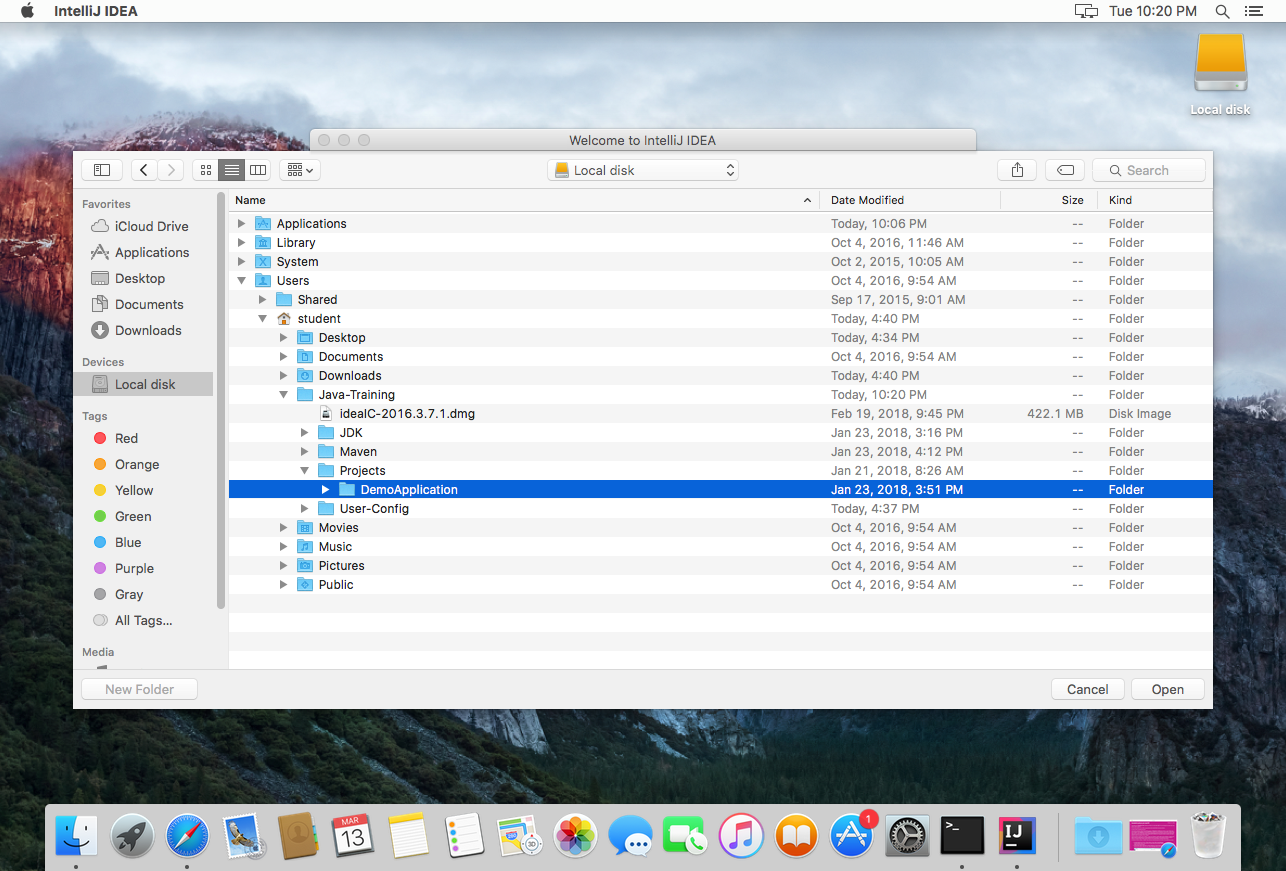
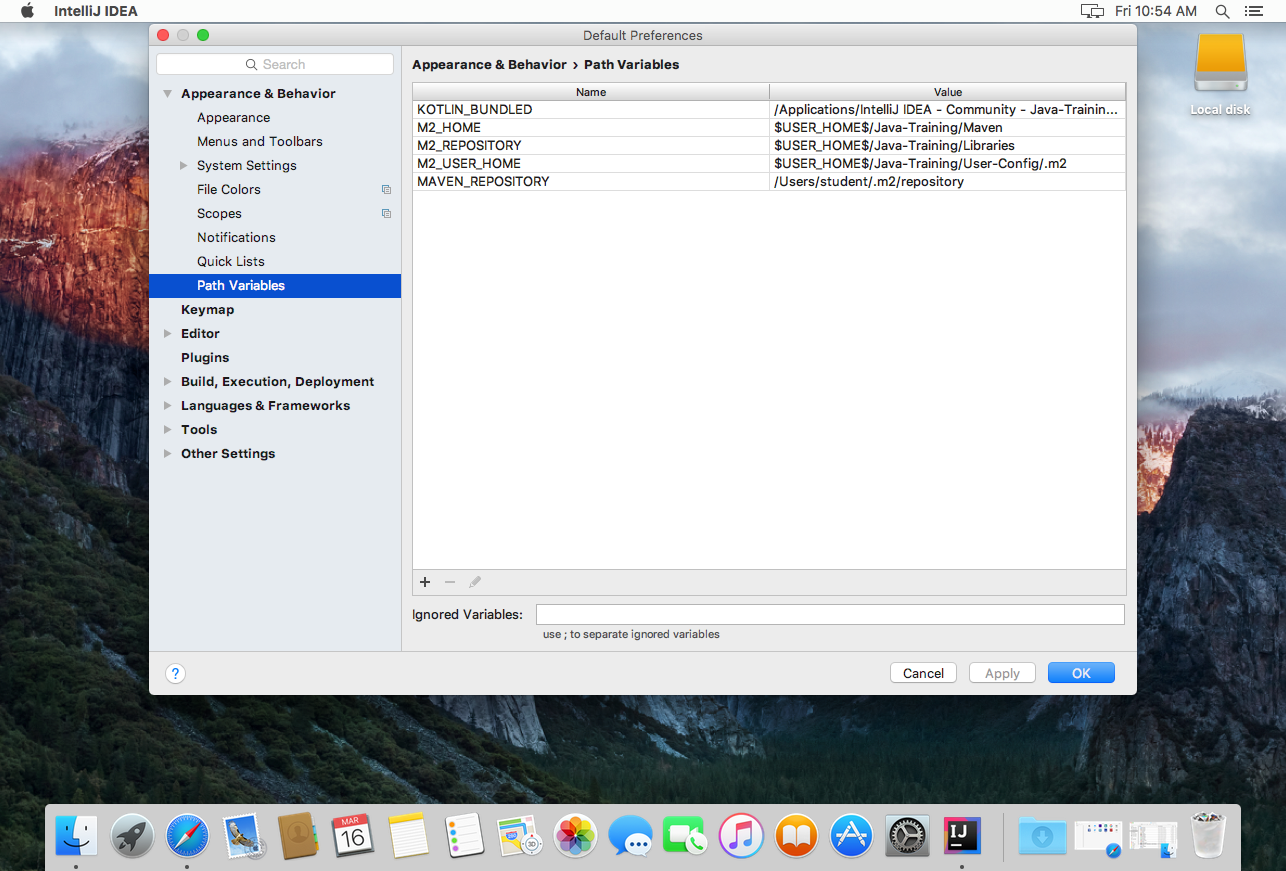
Layer changes from the first (1286, 871) image to the second:
painted on "Layer 1" over [62,4,1224,869]
